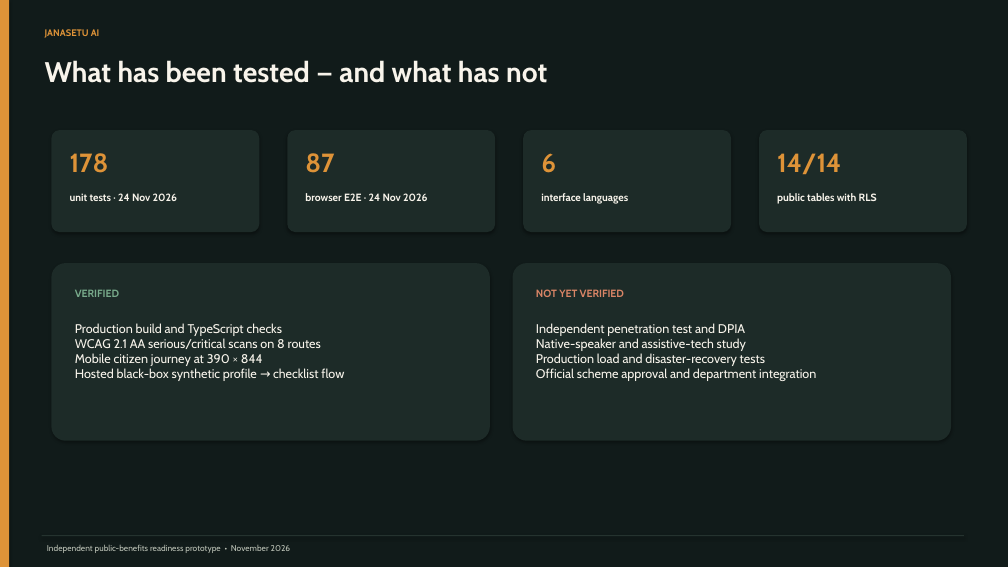
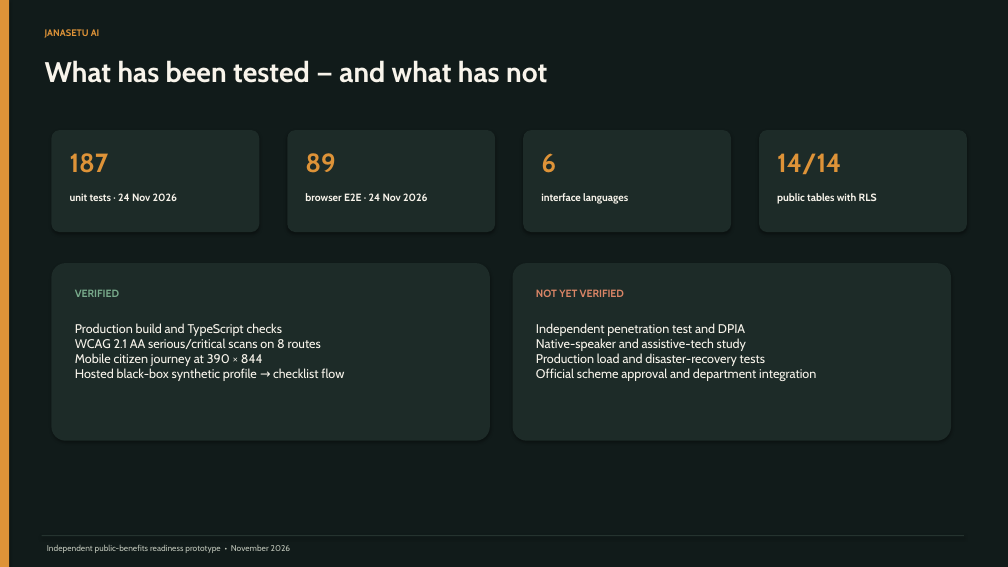
Before and after one commit to PSP-YN/JanaSetu-AI, a slide deck: slide 7 of submission/JanaSetu_AI_Submission_Deck.pptx. Drawn at 1008x567 pixels with LibreOffice and Linux fonts; fonts in the diff are those of the drawing. Boxes give left, top, right and bottom in pixels: in the first picture for what was removed or moved away, otherwise in the second. Text is boxed around its words. In the diff, an @@ line names an element or a change of style, - is before the commit and + after.

```diff
--- a/submission/JanaSetu_AI_Submission_Deck.pptx
+++ b/submission/JanaSetu_AI_Submission_Deck.pptx
@@ text at [70, 153, 109, 173]: text changed @@
-178
+187
@@ text at [305, 153, 336, 173]: text changed @@
-87
+89
```
Also in this commit, not shown: 1 other file.
